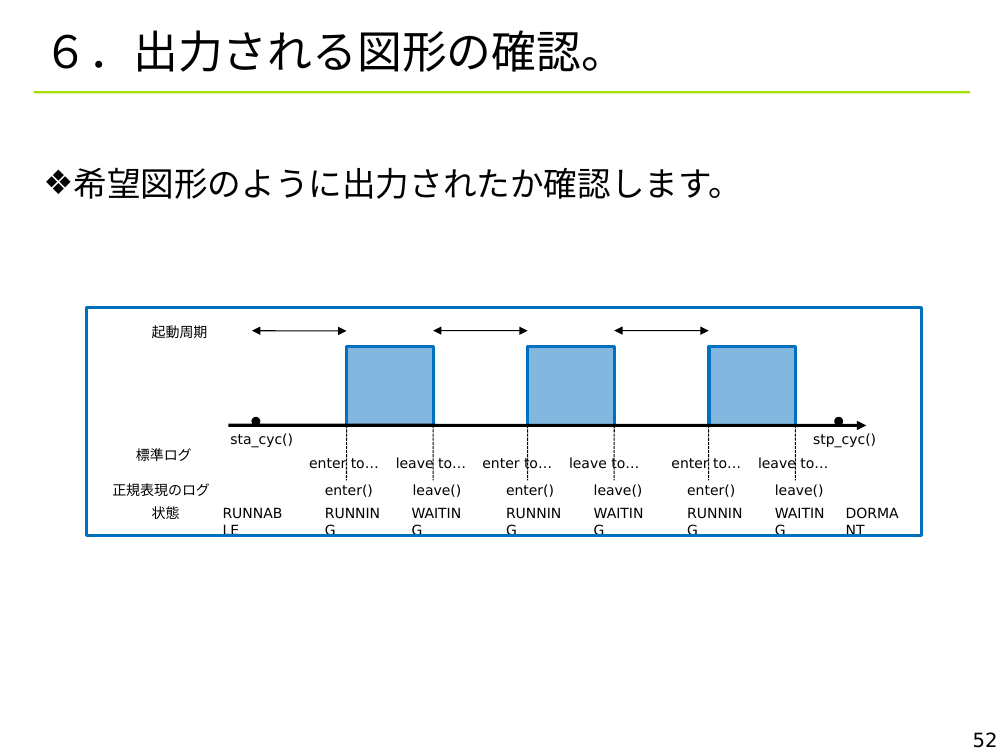
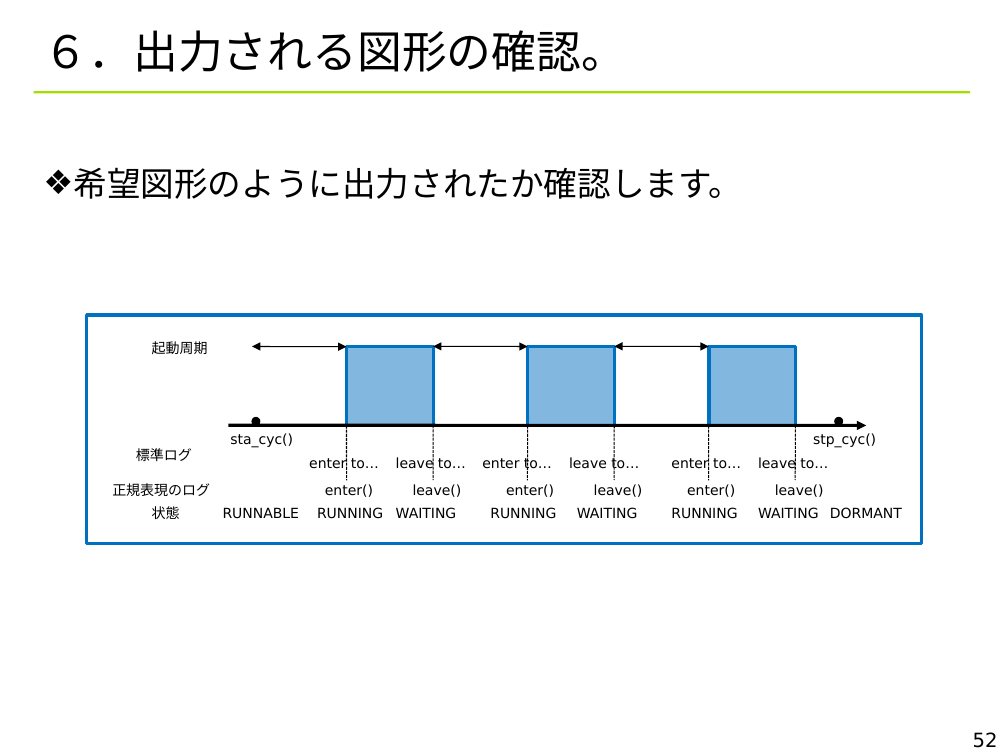
Before and after one commit to YixiaoLi/tlv4mc, a slide deck: slide 52 of doc/TLV_visualize_rules.ppt. Drawn at 1008x756 pixels with LibreOffice and Linux fonts; fonts in the diff are those of the drawing; background and template pictures are left out. Boxes give left, top, right and bottom in pixels: in the first picture for what was removed or moved away, otherwise in the second. Text is boxed around its words. In the diff, an @@ line names an element or a change of style, - is before the commit and + after.

```diff
--- a/doc/TLV_visualize_rules.ppt
+++ b/doc/TLV_visualize_rules.ppt
@@ rectangle: place and size @@
-rectangle at <box>87,307,921,536</box>
+rectangle at <box>87,316,921,544</box>
@@ 3 double arrows, 1 text: place and size @@
-3 double arrows, 1 text at <box>152,325,709,338</box>
+3 double arrows, 1 text at <box>152,341,709,354</box>
@@ text "RUNNABLE" rewrapped from <box>213,500,299,544</box> to <box>223,507,300,519</box> @@
@@ text "RUNNING" rewrapped from <box>314,500,393,544</box> to <box>317,507,383,519</box> @@
@@ text "WAITING" rewrapped from <box>401,500,479,544</box> to <box>396,507,457,519</box> @@
@@ text "RUNNING" rewrapped from <box>496,500,575,544</box> to <box>490,507,556,519</box> @@
@@ text "WAITING" rewrapped from <box>584,500,661,544</box> to <box>577,507,638,519</box> @@
@@ text "RUNNING" rewrapped from <box>677,500,756,544</box> to <box>671,507,737,519</box> @@
@@ text "WAITING" rewrapped from <box>765,500,843,544</box> to <box>758,507,819,519</box> @@
@@ text "DORMANT" rewrapped from <box>836,500,913,544</box> to <box>830,507,902,519</box> @@
```
Also in this commit, not shown: 28 other slides changed, 10 other files.
